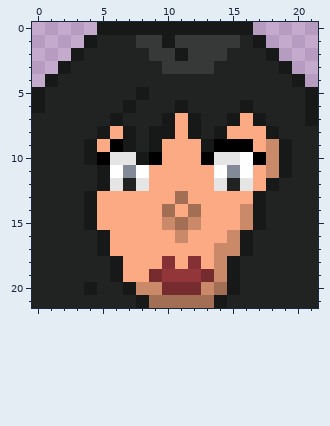
One commit to this pixel-art sprite: assets/images/meta/profile_female.png. That is the earlier state.
The file is 88x88 pixels, drawn in blocks of 4x4; one block is one cell here. Colours within 5 levels of each other are drawn and written as one.
The same view after the edit:
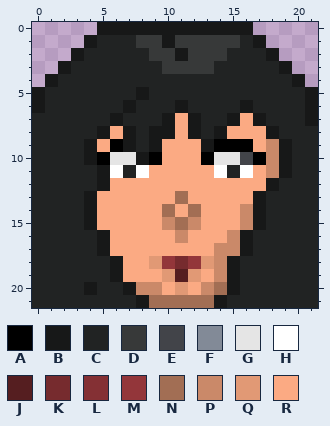
Palette (. is transparent): A #000000  B #171818  C #212323  D #373939  E #424449  F #828a97  G #e5e5e5  H #ffffff  J #551e20  K #762b2e  L #843034  M #93363a  N #a26e54  P #ca8969  Q #e19975  R #fbaa83
Difference:
{"y":10,"x":16,"old":"H","new":"E"}
{"y":11,"x":7,"old":"F","new":"C"}
{"y":11,"x":15,"old":"F","new":"C"}
{"y":12,"x":6,"old":"GCG","new":"RRR"}
{"y":12,"x":14,"old":"GCG","new":"RRR"}
{"y":18,"x":9,"old":"RLRLR","new":"QMKMQ"}
{"y":19,"x":9,"old":"KMMMK","new":"RQJQR"}
{"y":20,"x":10,"old":"KKK","new":"RQR"}
{"label":"changed","picture_box":[214,152,253,191]}
{"label":"changed","picture_box":[110,165,149,191]}
{"label":"changed","picture_box":[149,256,214,295]}
